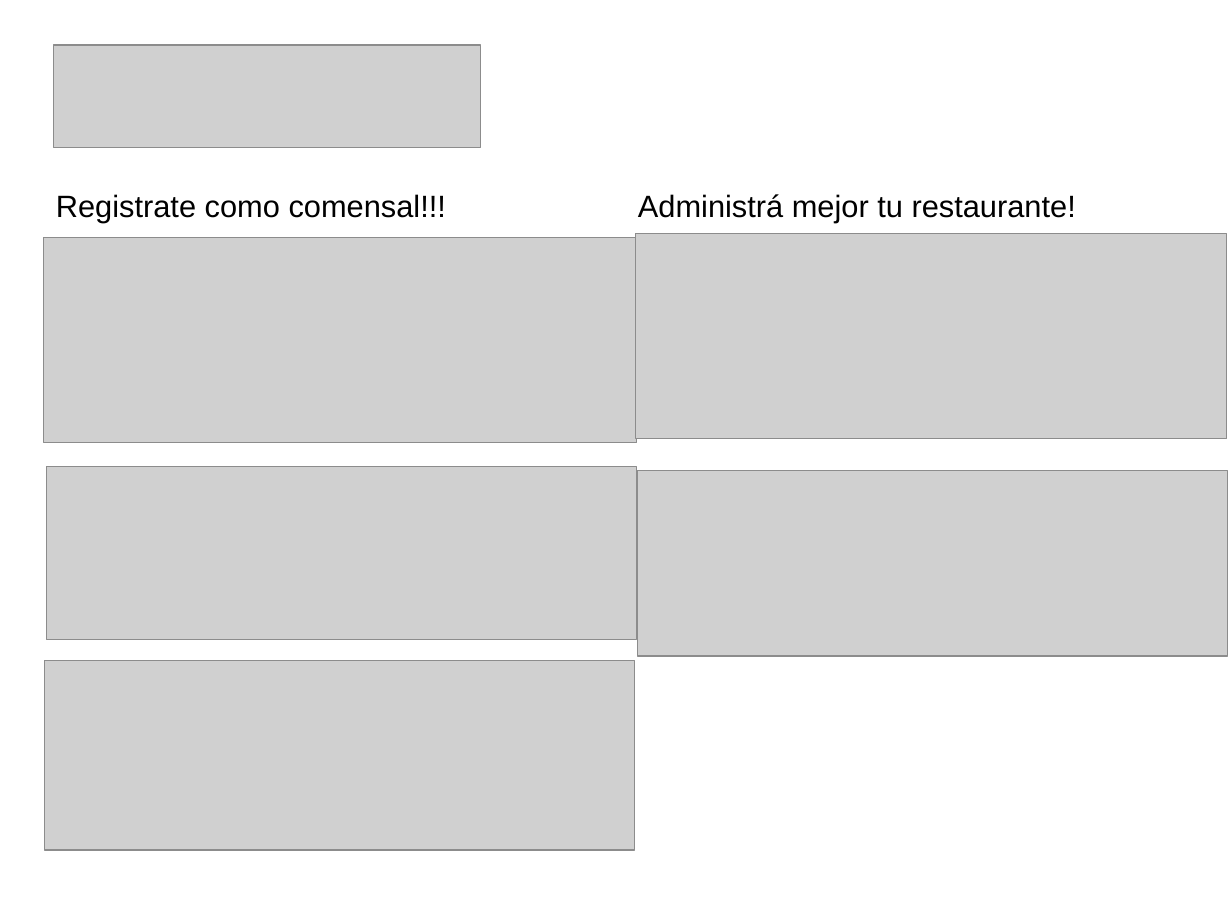
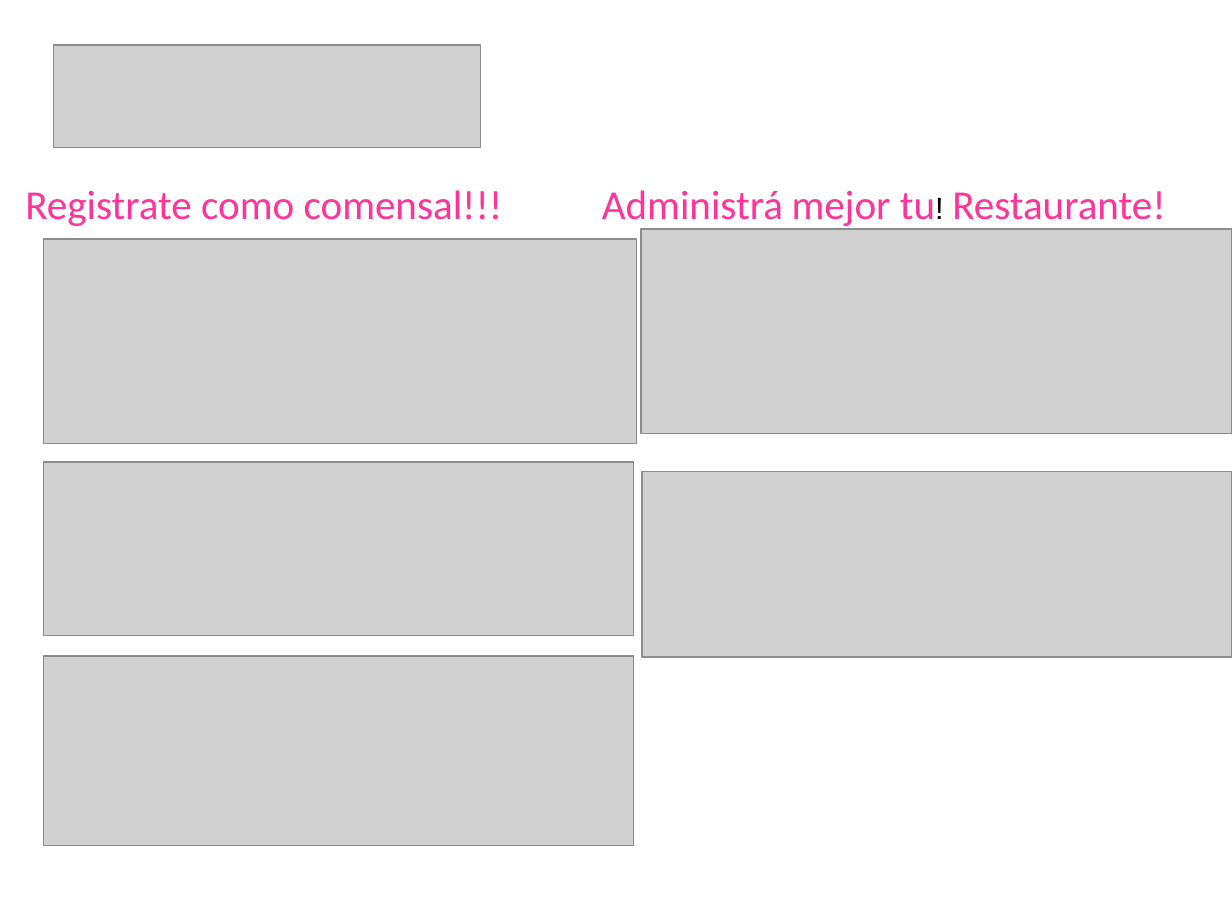
Before and after one commit to lucasdicesaro/reser-bar, a slide deck: slide 3 of documentacion/Presentacion Final ReserBar/Karina/Presentación con gestion del proyecto.ppt (slide 6 before the commit). Drawn at 1232x924 pixels with LibreOffice and Linux fonts; fonts in the diff are those of the drawing; grey boxes stand for pictures. Boxes give left, top, right and bottom in pixels: in the first picture for what was removed or moved away, otherwise in the second. Text is boxed around its words. In the diff, an @@ line names an element or a change of style, - is before the commit and + after.

```diff
--- a/documentacion/Presentacion Final ReserBar/Karina/Presentación con gestion del proyecto.ppt
+++ b/documentacion/Presentacion Final ReserBar/Karina/Presentación con gestion del proyecto.ppt
@@ text "Registrate como comensal!!!": place and size @@
-text "Registrate como comensal!!!" at (56, 194, 446, 223)
+text "Registrate como comensal!!!" at (25, 190, 503, 226)
@@ text "Registrate como comensal!!!" at (25, 190, 503, 226): size 18 to 24 pt, font Arial to Calibri, text colour #000000 to #FF3399 @@
@@ text at (602, 190, 1165, 229): text changed; size 18 to 24 pt; font Arial to Calibri; text colour #000000 to #FF3399 @@
-Administrá mejor tu restaurante!
+Administrá mejor tu! Restaurante!
@@ picture: place and size @@
-picture at (636, 234, 1227, 439)
+picture at (641, 229, 1232, 434)
@@ picture: place and size @@
-picture at (47, 466, 637, 639)
+picture at (43, 462, 633, 636)
@@ picture: place and size @@
-picture at (637, 471, 1227, 657)
+picture at (642, 472, 1232, 658)
@@ picture: place and size @@
-picture at (44, 660, 634, 850)
+picture at (43, 655, 633, 845)
```
Also in this commit, not shown: 2 other slides changed, 9 slides added.
